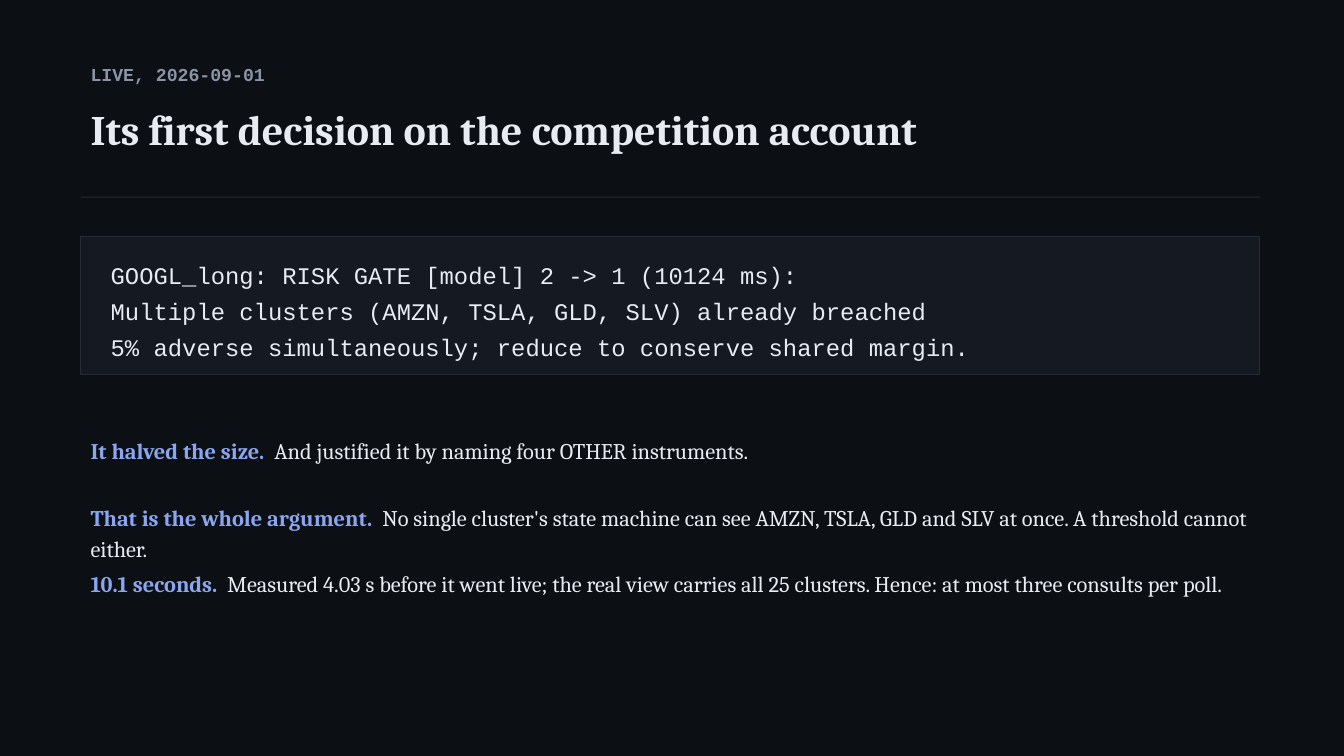
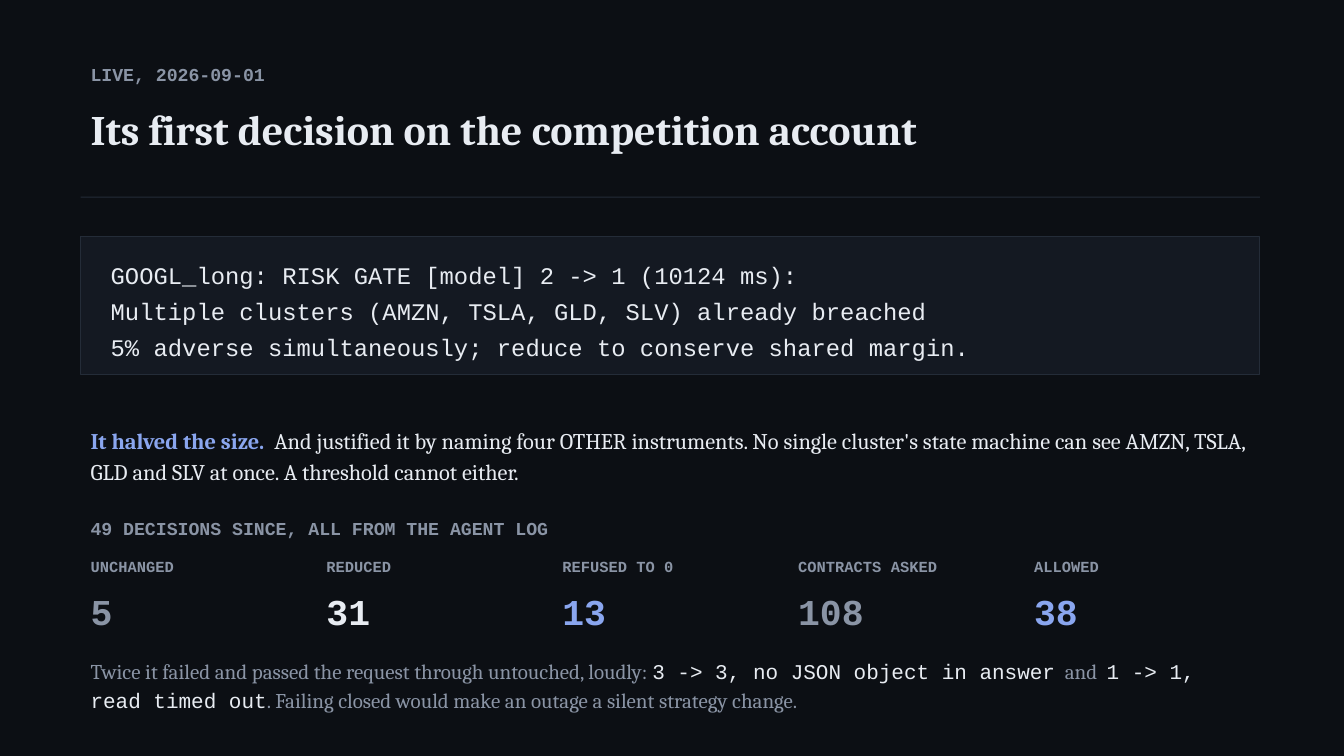
Before and after one commit to Hanky27/KangarooOptions, a slide deck: slide 5 of docs/deck.pptx. Drawn at 1344x756 pixels with LibreOffice and Linux fonts; fonts in the diff are those of the drawing. Boxes give left, top, right and bottom in pixels: in the first picture for what was removed or moved away, otherwise in the second. Text is boxed around its words. In the diff, an @@ line names an element or a change of style, - is before the commit and + after.

```diff
--- a/docs/deck.pptx
+++ b/docs/deck.pptx
@@ text at <box>91,433,1246,481</box>: text changed @@
-It halved the size. And justified it by naming four OTHER instruments.
+It halved the size. And justified it by naming four OTHER instruments. No single cluster's state machine can see AMZN, TSLA, GLD and SLV at once. A threshold cannot either.
@@ text at <box>91,523,548,538</box>: text changed; size 16 to 13 pt; font Cambria to Courier New; text colour #E8ECF2 to #8A94A5; bold on @@
-That is the whole argument. No single cluster's state machine can see AMZN, TSLA, GLD and SLV at once. A threshold cannot either.
+49 DECISIONS SINCE, ALL FROM THE AGENT LOG
@@ text added at <box>91,562,174,572</box>, 11 pt, text #8A94A5, bold @@
+UNCHANGED
@@ text added at <box>326,562,391,572</box>, 11 pt, text #8A94A5, bold @@
+REDUCED
@@ text added at <box>562,562,673,572</box>, 11 pt, text #8A94A5, bold @@
+REFUSED TO 0
@@ text added at <box>798,562,937,572</box>, 11 pt, text #8A94A5, bold @@
+CONTRACTS ASKED
@@ text added at <box>1034,562,1099,572</box>, 11 pt, text #8A94A5, bold @@
+ALLOWED
@@ text removed at <box>91,576,1222,597</box> @@
-10.1 seconds. Measured 4.03 s before it went live; the real view carries all 25 clusters. Hence: at most three consults per poll.
@@ text added at <box>91,601,113,626</box>, 26 pt, text #8A94A5, bold @@
+5
@@ text added at <box>326,600,370,626</box>, 26 pt, text #E8ECF2, bold @@
+31
@@ text added at <box>562,600,606,626</box>, 26 pt, text #8AA6EF, bold @@
+13
@@ text added at <box>798,600,864,626</box>, 26 pt, text #8A94A5, bold @@
+108
@@ text added at <box>1034,600,1078,626</box>, 26 pt, text #8AA6EF, bold @@
+38
@@ text added at <box>91,664,1195,713</box>, 15 pt, text #8A94A5 @@
+Twice it failed and passed the request through untouched, loudly: 3 -> 3, no JSON object in answer and 1 -> 1, read timed out. Failing closed would make an outage a silent strategy change.
```
Also in this commit, not shown: 3 other slides changed, 2 other files.
